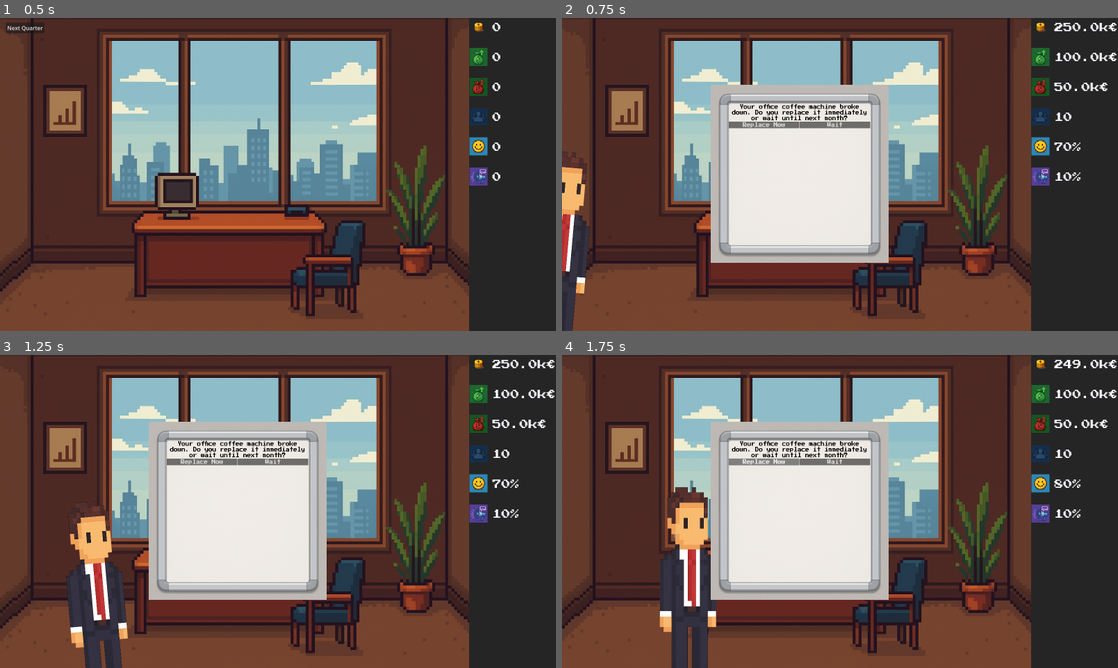
Above: before the commit, frames 1-4 (two rows, left to right).
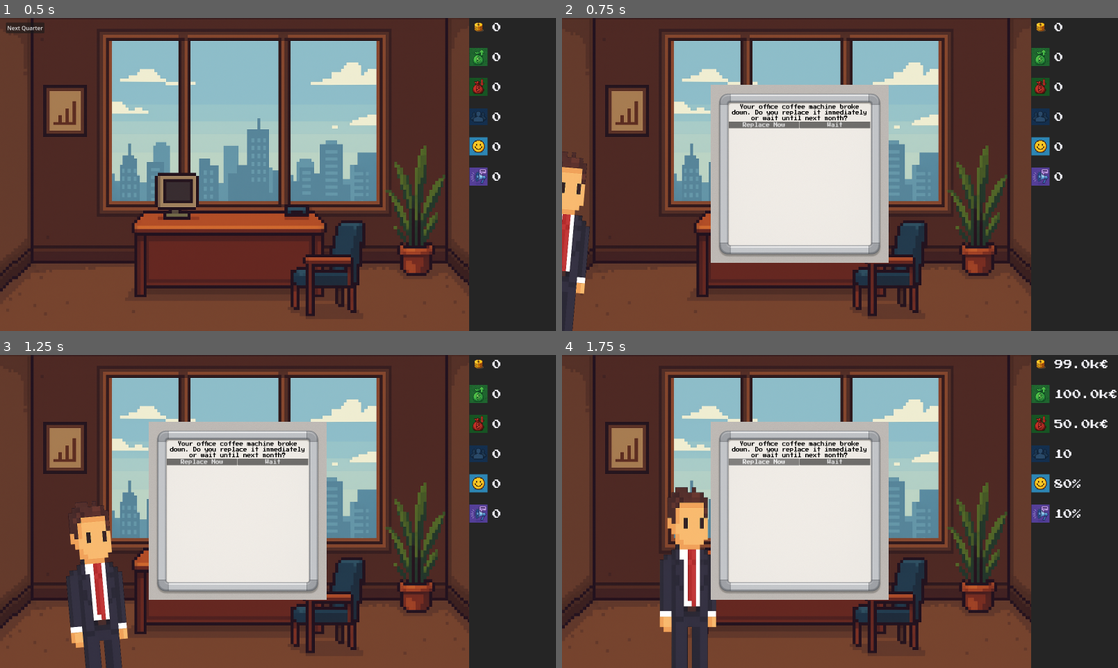
Above: after the commit, the same moments.

Repository: IU-Internationale-Hochschule-Augsburg/You-re-the-Boss-Now
Game: Godot game, scene res://main.tscn
The game is run twice, just before and just after one commit, with the same random seed, the same clock (stepped at 60 frames per second) and the same inputs.
Inputs:
- Up to frame 1 (0.5 s): no input
- Up to frame 2 (0.75 s): click "Next Quarter" at 0.5 s
- Up to frame 3 (1.25 s): no input
- Up to frame 4 (1.75 s): click "Replace Now" at 1.25 s

Frame 1 is identical in both runs. In frame 2, 0.7% of the frame differs, in the area x 88-100%, y 1-52%; in frame 3, 0.7%; in frame 4, 0.2%.

Commit message:
added end quarter function (refactoring)

Diff:
--- a/Scripts/World.gd
+++ b/Scripts/World.gd
@@ -16,8 +16,7 @@
 		tasks_left -= 1
 		$TaskControl.openTask()
 	else:
-		$TaskControl.visible = false
-		$QuarterControl/NextQuarterButton.visible = true
+		_end_quarter()
 
 func _on_button_b_pressed() -> void:
 	if $TaskControl.current_task.has("effects_b"):
@@ -29,13 +28,16 @@
 		tasks_left -= 1
 		$TaskControl.openTask()
 	else:
-		$TaskControl.visible = false
-		$QuarterControl/NextQuarterButton.visible = true
+		_end_quarter()
 
 func _next_quarter():
 	$QuarterControl/NextQuarterButton.visible = false
-	CompanyState.quarter_update()
-	$HUD.update_company_state()
 	$TaskControl.openTask()
 	$TaskControl.visible = true
 	tasks_left = 2
+
+func _end_quarter():
+	CompanyState.quarter_update()
+	$HUD.update_company_state()
+	$TaskControl.visible = false
+	$QuarterControl/NextQuarterButton.visible = true
